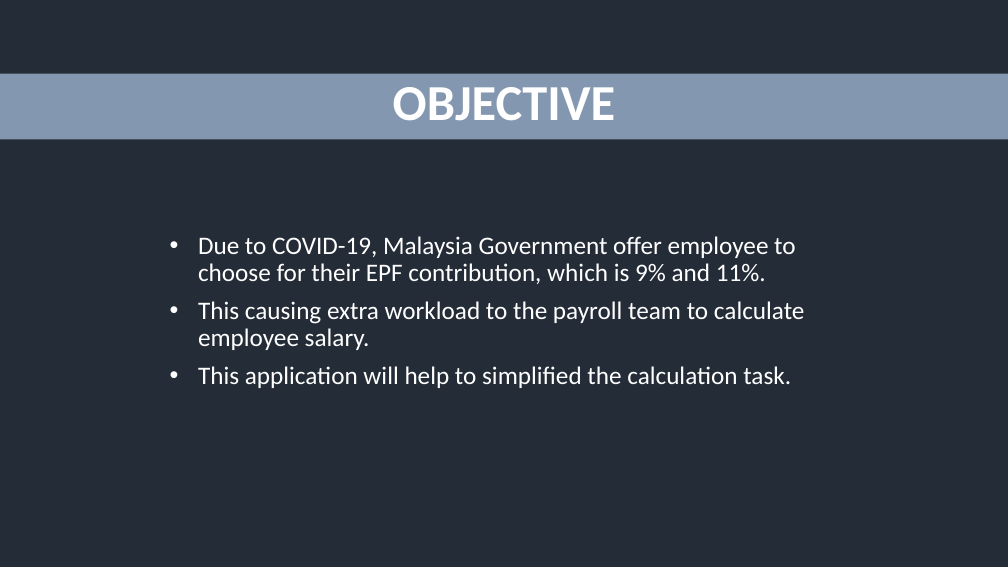
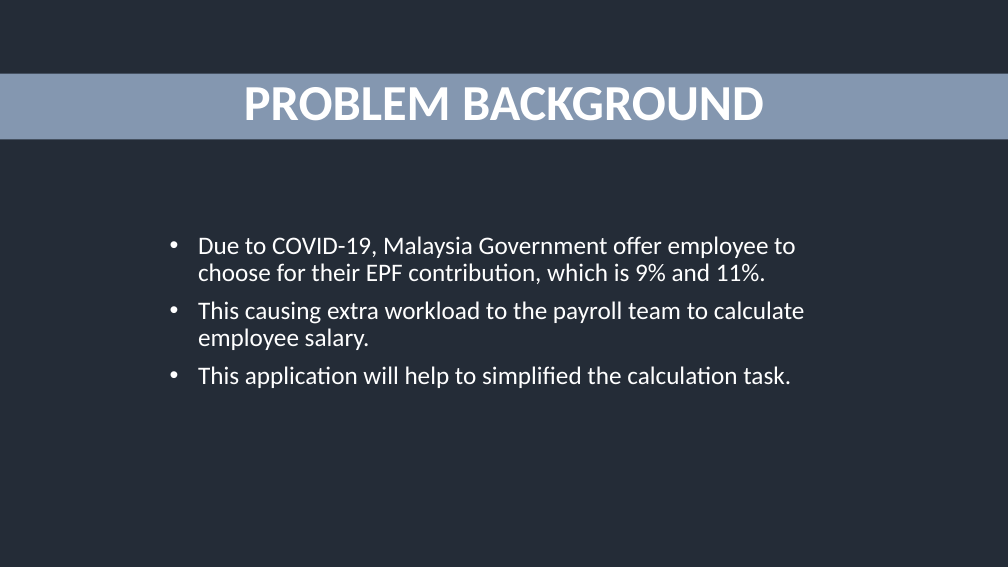
Before and after one commit to wlexiiii/Employee-Salary-Aplication, a slide deck: slide 3 of Employee Salary Calculator Application.pptx. Drawn at 1008x567 pixels with LibreOffice and Linux fonts; fonts in the diff are those of the drawing. Boxes give left, top, right and bottom in pixels: in the first picture for what was removed or moved away, otherwise in the second. Text is boxed around its words. In the diff, an @@ line names an element or a change of style, - is before the commit and + after.

```diff
--- a/Employee Salary Calculator Application.pptx
+++ b/Employee Salary Calculator Application.pptx
@@ text in rectangle at bbox=[244, 87, 764, 121]: text changed @@
-OBJECTIVE
+PROBLEM BACKGROUND
```
Also in this commit, not shown: 3 other slides changed, 1 slide added.
